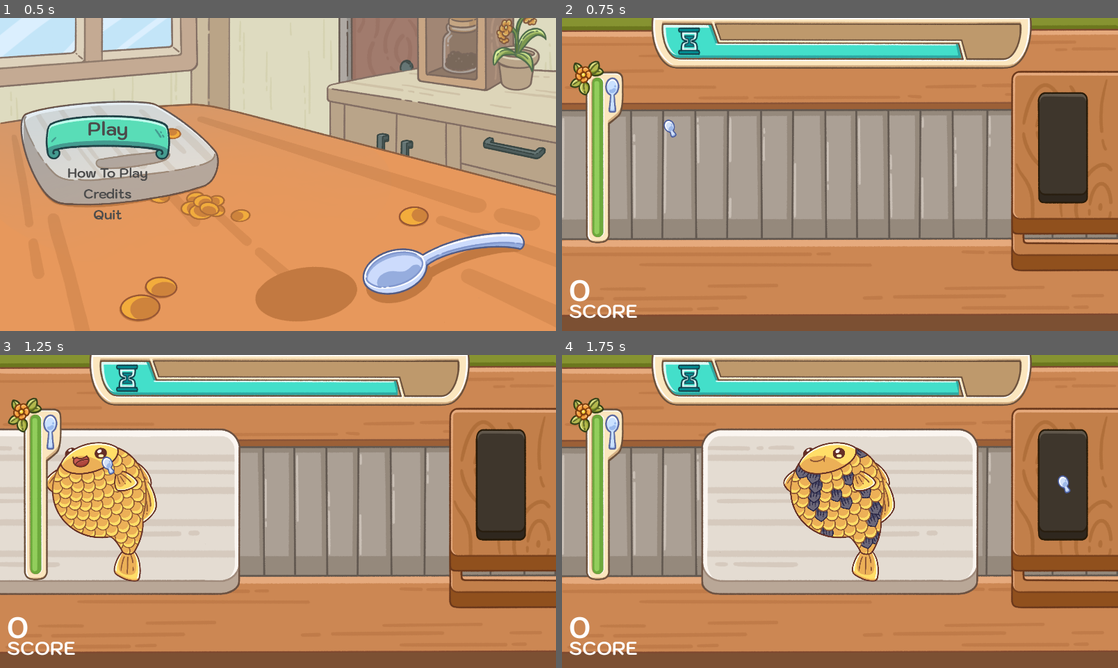
Above: before the commit, frames 1-4 (two rows, left to right).
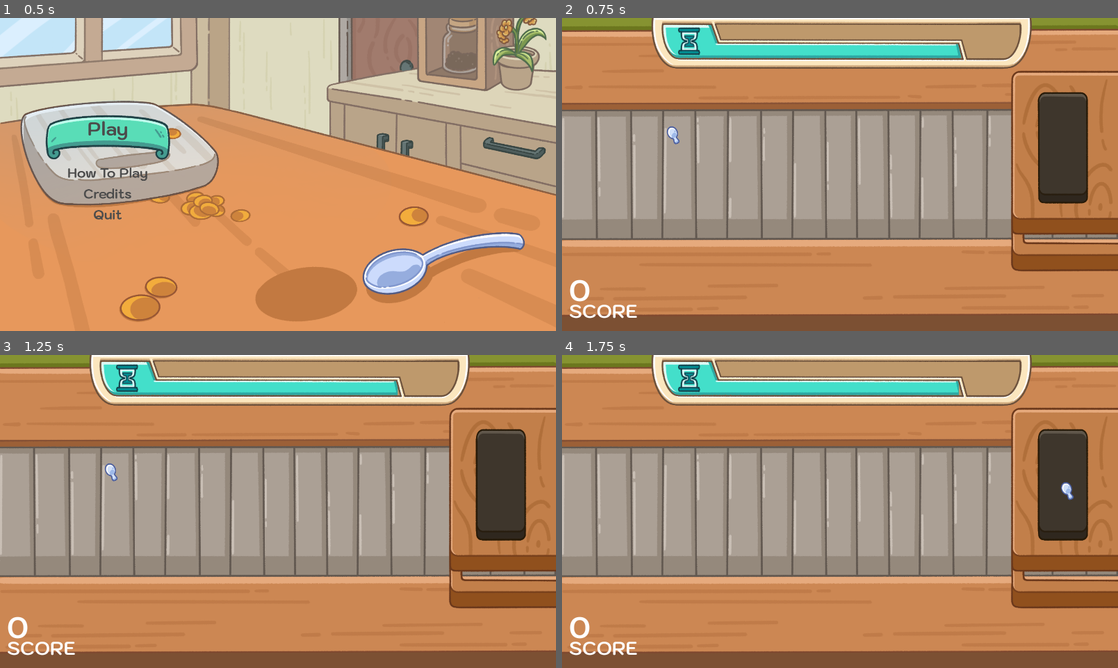
Above: after the commit, the same moments.

Repository: RocKIn0X/gameoff-2023-scale
Game: Godot game, scene res://Scenes/lobby.tscn
Same seed, same stepped clock (60 frames per second), same inputs: the game is played once before the commit and once after it. Sound files missing from this copy of the repository are replaced by a short silence.
Inputs (mouse positions are in pixels of both pictures, inside the frame that each line leads up to):
- Up to frame 1 (0.5 s): no input
- Up to frame 2 (0.75 s): click "Play" at 0.5 s
- Up to frame 3 (1.25 s): no input
- Up to frame 4 (1.75 s): move the mouse to (1062, 483) at 1.27 s

Frame 1 is identical in both runs. In frame 2, 3.1% of the frame differs, in the area x 1-22%, y 13-72%; in frame 3, 23%; in frame 4, 29%, in the area x 1-92%, y 13-77%.

Commit message:
Add point effects # Conflicts: #	Scenes/Scales/scale_fish4.tscn

Diff:
--- /dev/null
+++ b/Scenes/Effects/point_effect.tscn
@@ -0,0 +1,19 @@
+[gd_scene load_steps=3 format=3 uid="uid://cugwoxcqlbphj"]
+
+[ext_resource type="Script" path="res://Scripts/point_effect.gd" id="1_vc1wr"]
+[ext_resource type="FontFile" uid="uid://dqp4nvjk7nnxx" path="res://Sources/Fonts/Kodchasan-Bold.ttf" id="2_db2uf"]
+
+[node name="PointEffect" type="Node2D" node_paths=PackedStringArray("text")]
+script = ExtResource("1_vc1wr")
+text = NodePath("Point")
+
+[node name="Point" type="Label" parent="."]
+layout_direction = 2
+offset_right = 93.0
+offset_bottom = 67.0
+size_flags_horizontal = 0
+size_flags_vertical = 8
+theme_override_fonts/font = ExtResource("2_db2uf")
+theme_override_font_sizes/font_size = 48
+text = "+99"
+vertical_alignment = 2
--- a/Scenes/Scales/scale_fish2.tscn
+++ b/Scenes/Scales/scale_fish2.tscn
@@ -1,7 +1,8 @@
-[gd_scene load_steps=7 format=3 uid="uid://dtgo1qn2hptd3"]
+[gd_scene load_steps=8 format=3 uid="uid://dtgo1qn2hptd3"]
 
 [ext_resource type="Script" path="res://Scripts/scales/scale_v2.gd" id="1_ogjde"]
-[ext_resource type="PackedScene" uid="uid://c0rlm0qh78tmx" path="res://Scenes/trail_effect.tscn" id="2_rn1ri"]
+[ext_resource type="PackedScene" uid="uid://c0rlm0qh78tmx" path="res://Scenes/Effects/trail_effect.tscn" id="2_c52wt"]
+[ext_resource type="PackedScene" uid="uid://cugwoxcqlbphj" path="res://Scenes/Effects/point_effect.tscn" id="3_a0ybi"]
 [ext_resource type="Texture2D" uid="uid://gbb32a5f0lys" path="res://Sources/Sprites/Fish/2/Scales/Fish_medium_Scales_S01_A1_N_N.png" id="3_bv88l"]
 [ext_resource type="Texture2D" uid="uid://c3ksytvk35wtq" path="res://Sources/Sprites/Fish/2/Scales/Fish_medium_Scales_S01_A2_N_N.png" id="4_yp643"]
 
@@ -32,7 +33,8 @@
 hit_blink_ms = 100
 hit_color = Color(0.678431, 0, 0, 1)
 bounce_force = 300000.0
-trail_prefab = ExtResource("2_rn1ri")
+trail_prefab = ExtResource("2_c52wt")
+point_prefab = ExtResource("3_a0ybi")
 
 [node name="CollisionShape2D" type="CollisionShape2D" parent="."]
 shape = SubResource("RectangleShape2D_3d7x3")
--- a/Scenes/Scales/scale_fish3.tscn
+++ b/Scenes/Scales/scale_fish3.tscn
@@ -1,8 +1,9 @@
-[gd_scene load_steps=7 format=3 uid="uid://d20ljju6ksg4h"]
+[gd_scene load_steps=8 format=3 uid="uid://d20ljju6ksg4h"]
 
 [ext_resource type="Script" path="res://Scripts/scales/scale_v2.gd" id="1_in53o"]
-[ext_resource type="PackedScene" uid="uid://c0rlm0qh78tmx" path="res://Scenes/trail_effect.tscn" id="2_5cj0a"]
+[ext_resource type="PackedScene" uid="uid://c0rlm0qh78tmx" path="res://Scenes/Effects/trail_effect.tscn" id="2_tqqnp"]
 [ext_resource type="Texture2D" uid="uid://c3yy4gmv3brun" path="res://Sources/Sprites/Fish/3/Fish_mis_Scales_S01_A1_N_N.png" id="3_3mkg6"]
+[ext_resource type="PackedScene" uid="uid://cugwoxcqlbphj" path="res://Scenes/Effects/point_effect.tscn" id="3_gqes1"]
 [ext_resource type="Texture2D" uid="uid://hb5eaqhukqxi" path="res://Sources/Sprites/Fish/3/Fish_mis_Scales_S01_A2_N_N.png" id="4_m5m0t"]
 
 [sub_resource type="RectangleShape2D" id="RectangleShape2D_3d7x3"]
@@ -32,7 +33,8 @@
 hit_blink_ms = 100
 hit_color = Color(0.678431, 0, 0, 1)
 bounce_force = 300000.0
-trail_prefab = ExtResource("2_5cj0a")
+trail_prefab = ExtResource("2_tqqnp")
+point_prefab = ExtResource("3_gqes1")
 
 [node name="CollisionShape2D" type="CollisionShape2D" parent="."]
 shape = SubResource("RectangleShape2D_3d7x3")
--- a/Scenes/Scales/scale_fish4.tscn
+++ b/Scenes/Scales/scale_fish4.tscn
@@ -1,7 +1,7 @@
-[gd_scene load_steps=7 format=3 uid="uid://cgpbarx7npjh2"]
+[gd_scene load_steps=8 format=3 uid="uid://cgpbarx7npjh2"]
 
 [ext_resource type="Script" path="res://Scripts/scales/scale_v2.gd" id="1_3b5su"]
-[ext_resource type="PackedScene" uid="uid://c0rlm0qh78tmx" path="res://Scenes/trail_effect.tscn" id="2_rbley"]
+[ext_resource type="PackedScene" uid="uid://c0rlm0qh78tmx" path="res://Scenes/Effects/trail_effect.tscn" id="2_kgbvm"]
 [ext_resource type="Texture2D" uid="uid://ch6mamymt3k3s" path="res://Sources/Sprites/Fish/4/Fish_big_Scales_S01_A2_N_N.png" id="3_ib5sp"]
 [ext_resource type="Texture2D" uid="uid://clhixe3w11xmu" path="res://Sources/Sprites/Fish/4/Fish_big_Scales_S01_A1_N_N.png" id="3_l1vei"]
 
@@ -32,7 +32,8 @@
 hit_blink_ms = 100
 hit_color = Color(0.678431, 0, 0, 1)
 bounce_force = 300000.0
-trail_prefab = ExtResource("2_rbley")
+trail_prefab = ExtResource("2_kgbvm")
+point_prefab = ExtResource("3_nupiw")
 
 [node name="CollisionShape2D" type="CollisionShape2D" parent="."]
 shape = SubResource("RectangleShape2D_3d7x3")
--- a/Scenes/Scales/scale_fish5.tscn
+++ b/Scenes/Scales/scale_fish5.tscn
@@ -1,7 +1,8 @@
-[gd_scene load_steps=7 format=3 uid="uid://cydf1g38h8uup"]
+[gd_scene load_steps=8 format=3 uid="uid://cydf1g38h8uup"]
 
 [ext_resource type="Script" path="res://Scripts/scales/scale_v2.gd" id="1_l1n2n"]
-[ext_resource type="PackedScene" uid="uid://c0rlm0qh78tmx" path="res://Scenes/trail_effect.tscn" id="2_30ewn"]
+[ext_resource type="PackedScene" uid="uid://c0rlm0qh78tmx" path="res://Scenes/Effects/trail_effect.tscn" id="2_x5pmp"]
+[ext_resource type="PackedScene" uid="uid://cugwoxcqlbphj" path="res://Scenes/Effects/point_effect.tscn" id="3_bcsfx"]
 [ext_resource type="Texture2D" uid="uid://c0l32khdcv6r5" path="res://Sources/Sprites/Fish/5/Fish_bigget_Scales_S01_A1_N_N.png" id="3_w0kho"]
 [ext_resource type="Texture2D" uid="uid://bi0o2cj6v7os3" path="res://Sources/Sprites/Fish/5/Fish_bigget_Scales_S01_A2_N_N.png" id="4_46a7n"]
 
@@ -32,7 +33,8 @@
 hit_blink_ms = 100
 hit_color = Color(0.678431, 0, 0, 1)
 bounce_force = 300000.0
-trail_prefab = ExtResource("2_30ewn")
+trail_prefab = ExtResource("2_x5pmp")
+point_prefab = ExtResource("3_bcsfx")
 
 [node name="CollisionShape2D" type="CollisionShape2D" parent="."]
 shape = SubResource("RectangleShape2D_3d7x3")
--- a/Scenes/Scales/scale_hard.tscn
+++ b/Scenes/Scales/scale_hard.tscn
@@ -1,7 +1,8 @@
-[gd_scene load_steps=7 format=3 uid="uid://cukng6kn3nnee"]
+[gd_scene load_steps=8 format=3 uid="uid://cukng6kn3nnee"]
 
 [ext_resource type="Script" path="res://Scripts/scales/scale_v2.gd" id="1_rcqq3"]
-[ext_resource type="PackedScene" uid="uid://c0rlm0qh78tmx" path="res://Scenes/trail_effect.tscn" id="2_vow0v"]
+[ext_resource type="PackedScene" uid="uid://c0rlm0qh78tmx" path="res://Scenes/Effects/trail_effect.tscn" id="2_xnm7d"]
+[ext_resource type="PackedScene" uid="uid://cugwoxcqlbphj" path="res://Scenes/Effects/point_effect.tscn" id="3_880ey"]
 [ext_resource type="Texture2D" uid="uid://bp6kwe1p1ahps" path="res://Sources/Sprites/Fish/1/Scales/Fish Scales_A1_N_R.png" id="3_eyu25"]
 [ext_resource type="Texture2D" uid="uid://bkq5xus5gq6tv" path="res://Sources/Sprites/Fish/1/Scales/Fish Scales_A2_N_R.png" id="4_2b2mw"]
 
@@ -33,7 +34,8 @@
 hit_blink_ms = 100
 hit_color = Color(0.678431, 0, 0, 1)
 bounce_force = 300000.0
-trail_prefab = ExtResource("2_vow0v")
+trail_prefab = ExtResource("2_xnm7d")
+point_prefab = ExtResource("3_880ey")
 
 [node name="CollisionShape2D" type="CollisionShape2D" parent="."]
 shape = SubResource("RectangleShape2D_ohwa4")
--- a/Scenes/Scales/scale_v2.tscn
+++ b/Scenes/Scales/scale_v2.tscn
@@ -1,8 +1,9 @@
-[gd_scene load_steps=7 format=3 uid="uid://dnwxm4q2m7q1i"]
+[gd_scene load_steps=8 format=3 uid="uid://dnwxm4q2m7q1i"]
 
 [ext_resource type="Script" path="res://Scripts/scales/scale_v2.gd" id="1_mrqpy"]
-[ext_resource type="PackedScene" uid="uid://c0rlm0qh78tmx" path="res://Scenes/trail_effect.tscn" id="2_n780w"]
+[ext_resource type="PackedScene" uid="uid://c0rlm0qh78tmx" path="res://Scenes/Effects/trail_effect.tscn" id="2_7cyjs"]
 [ext_resource type="Texture2D" uid="uid://btgoq1ljnqipe" path="res://Sources/Sprites/Fish/1/Scales/Fish Scales_S01_A1_N_N.png" id="3_kovmw"]
+[ext_resource type="PackedScene" uid="uid://cugwoxcqlbphj" path="res://Scenes/Effects/point_effect.tscn" id="3_ufr6k"]
 [ext_resource type="Texture2D" uid="uid://xskpyc8hkpfi" path="res://Sources/Sprites/Fish/1/Scales/Fish Scales_S01_A2_N_N.png" id="4_b7n6b"]
 
 [sub_resource type="RectangleShape2D" id="RectangleShape2D_ohwa4"]
@@ -32,7 +33,8 @@
 hit_blink_ms = 100
 hit_color = Color(0.678431, 0, 0, 1)
 bounce_force = 300000.0
-trail_prefab = ExtResource("2_n780w")
+trail_prefab = ExtResource("2_7cyjs")
+point_prefab = ExtResource("3_ufr6k")
 
 [node name="CollisionShape2D" type="CollisionShape2D" parent="."]
 shape = SubResource("RectangleShape2D_ohwa4")
--- a/Scenes/scale_remover.tscn
+++ b/Scenes/scale_remover.tscn
@@ -13,9 +13,10 @@
 broken = ExtResource("3_8dra4")
 
 [node name="CollisionShape2D" type="CollisionShape2D" parent="."]
-position = Vector2(4.76837e-07, 0)
+position = Vector2(12, 23)
 scale = Vector2(3, 3)
 shape = SubResource("RectangleShape2D_2igi5")
 
 [node name="Sprite2D" type="Sprite2D" parent="."]
+position = Vector2(11, 23)
 texture = ExtResource("2_nc1qf")
--- /dev/null
+++ b/Scripts/point_effect.gd
@@ -0,0 +1,13 @@
+extends Node2D
+
+@export var text: Label;
+@export var points_val: int;
+
+func _ready():
+	text.text = "+%s" % points_val
+
+func _physics_process(delta):
+	text.position.y -= delta * 50
+	text.self_modulate.a -= delta * 0.5
+	if text.self_modulate.a <= 0.0:
+		queue_free()
--- a/Scripts/scales/scale_v2.gd
+++ b/Scripts/scales/scale_v2.gd
@@ -12,10 +12,12 @@
 @export var bounce_force: float = 50000.0
 @export var bounce_ms: int = 500;
 @export var trail_prefab: PackedScene
+@export var point_prefab: PackedScene
 
 var is_fx := false
 var hit_time: float
 var trail : Node
+var point_fx : Node
 
 func _ready():
 	$AnimatedSprite2D.play("idle")
@@ -53,9 +55,14 @@
 	apply_force(rand_force)
 	trail = trail_prefab.instantiate()
 	trail.tracked_object = self
-	trail.position = Vector2(0, 0)
-	trail.global_position = Vector2(0, 0)
+	trail.position = Vector2.ZERO
+	trail.global_position = Vector2.ZERO
+	point_fx = point_prefab.instantiate()
+	point_fx.points_val = get_point()
+	point_fx.position = Vector2.ZERO
+	point_fx.global_position = global_position
 	$"..".add_child(trail)
+	$"/root".add_child(point_fx)
 	reparent(get_tree().root) # Override masking
 
 
Not shown: 2 places in Scenes/Effects/trail_effect.tscn that only renumber resources
